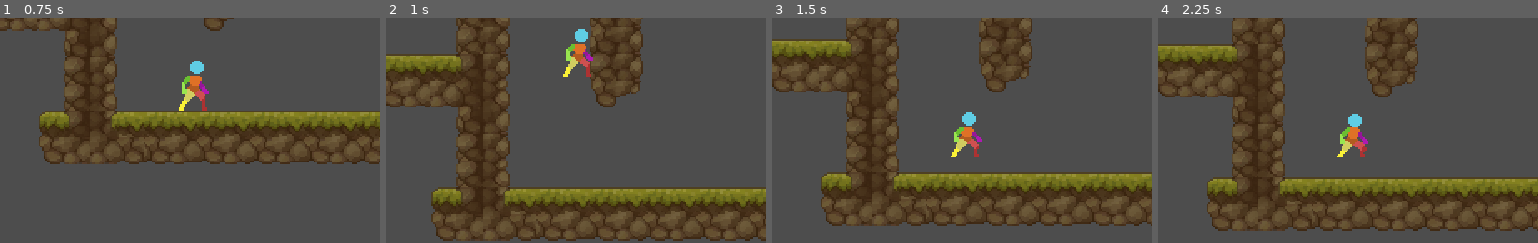
Above: before the commit, frames 1-4 (left to right).
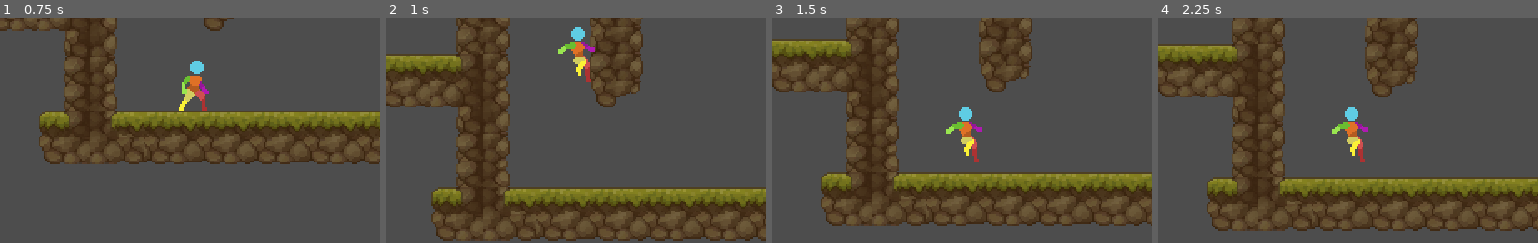
Above: after the commit, the same moments.

Repository: Ketei/UnnamedGame
Game: Godot game, scene res://Test/test_world.tscn
Same seed, same stepped clock (60 frames per second), same inputs: the game is played once before the commit and once after it.
Inputs:
- Up to frame 1 (0.75 s): tap Enter (ui_accept) at 0.5 s; hold Right (gc_right) from 0.53 s (still down); hold Shift (gc_walk) from 0.53 s (still down)
- Up to frame 2 (1 s): keep holding Right (gc_right); keep holding Shift (gc_walk); tap A (gc_jump) at 0.77 s
- Up to frame 3 (1.5 s): release Right (gc_right) at 1.28 s; release Shift (gc_walk) at 1.28 s; hold Down (gc_down) from 1.28 s (still down); tap Shift (gc_walk) at 1.35 s
- Up to frame 4 (2.25 s): tap A (gc_jump) at 1.52 s; release Down (gc_down) at 2.03 s; hold Right (gc_right) from 2.03 s (still down); hold Shift (gc_walk) from 2.03 s (still down)
The pictures show only the part of the screen within x 22-72%, y 41-91%; the shares and areas given below are measured in that part.

Frame 1 is identical in both runs. In frame 2, 0.8% of the frame differs, in the area x 45-55%, y 4-29%; in frame 3, 0.9%; in frame 4, 1.0%, in the area x 45-56%, y 39-64%.
Error in both runs: Invalid access to property or key 'change_animation' on a base object of type 'Node (Idle.gd)'. (res://Scripts/Modules/ModuleBehaviour.gd:48)

Commit message:
Added terrain names as strings

Diff:
--- a/Scripts/Globals/GameProperties.gd
+++ b/Scripts/Globals/GameProperties.gd
@@ -4,6 +4,8 @@
 enum Difficulty {EASY, NORMAL, HARD, NIGHTMARE}
 enum DamageTypes {PHYSICAL, MAGICAL, TRUE}
 enum TerrainState {GROUND, AIR, LIQUID}
+
+const TerrainNames: Array = ["ground", "air", "liquid"]
 
 # Info about the tileset resolution. This is used to calculate gravity, velocity, etc.
 const grid_size: int = 16
